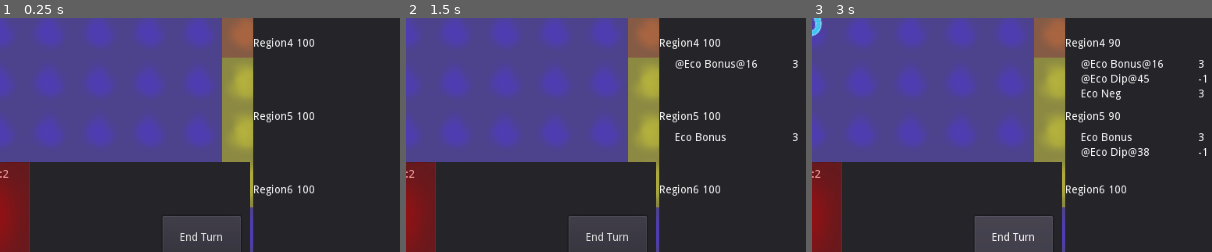
Above: before the commit, frames 1-3 (left to right).
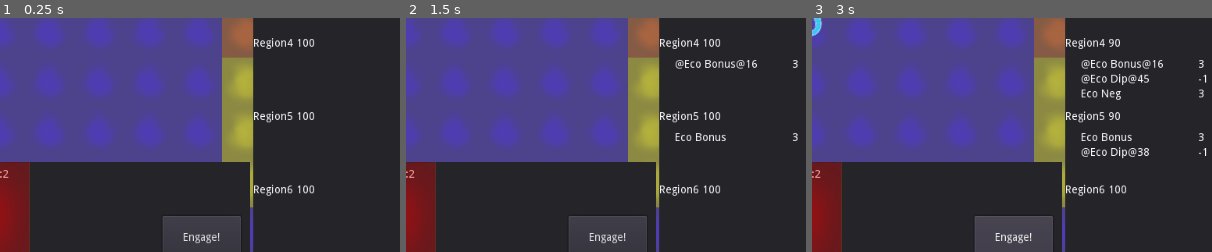
Above: after the commit, the same moments.

Repository: AngryMajor/StarShipGame
Game: Godot game, scene res://General/Main.tscn
The game is run twice, just before and just after one commit, with the same random seed, the same clock (stepped at 60 frames per second) and the same inputs.
Inputs (mouse positions are % of the whole screen's width and height, from its top left):
- Up to frame 1 (0.25 s): no input
- Up to frame 2 (1.5 s): click "End Turn" (after the commit: "Engage!") at 0.5 s; click (7, 88) at 1.27 s
- Up to frame 3 (3 s): click (7, 88) at 2.02 s; click "End Turn" (after the commit: "Engage!") at 2.75 s
The pictures show only the part of the screen within x 41-91%, y 45-95%; the shares and areas given below are measured in that part.

The runs differ from the first frame. In frame 1, 0.3% of the frame differs, in the area x 45-56%, y 91-97%; in frame 2, 0.3%; in frame 3, 0.3%.

Commit message:
made edge scroling optional

Diff:
--- a/General/Main.tscn
+++ b/General/Main.tscn
@@ -118,7 +118,7 @@
 margin_bottom = -21.0
 focus_mode = 0
 enabled_focus_mode = 0
-text = "End Turn"
+text = "Engage!"
 script = ExtResource( 9 )
 
 [editable path="World"]
--- a/General/MapCamera.gd
+++ b/General/MapCamera.gd
@@ -4,6 +4,7 @@
 export (int) var speed = 200
 export (int) var ScreenScrollspeed = 200
 export (int) var screenScrollDistance = 5
+export(bool) var useEdgeScrolling : bool = false
 
 var velocity := Vector2()
 var scrollVelocity := Vector2()
@@ -27,7 +28,7 @@
 
 func _input(event):
 
-	if event is InputEventMouseMotion:
+	if useEdgeScrolling and event is InputEventMouseMotion:
 		var windowSize = OS.get_window_size()
 		scrollVelocity = Vector2()
 		if event.position.x < screenScrollDistance:
Not shown, changed: .mono/metadata/ide_messaging_meta.txt
